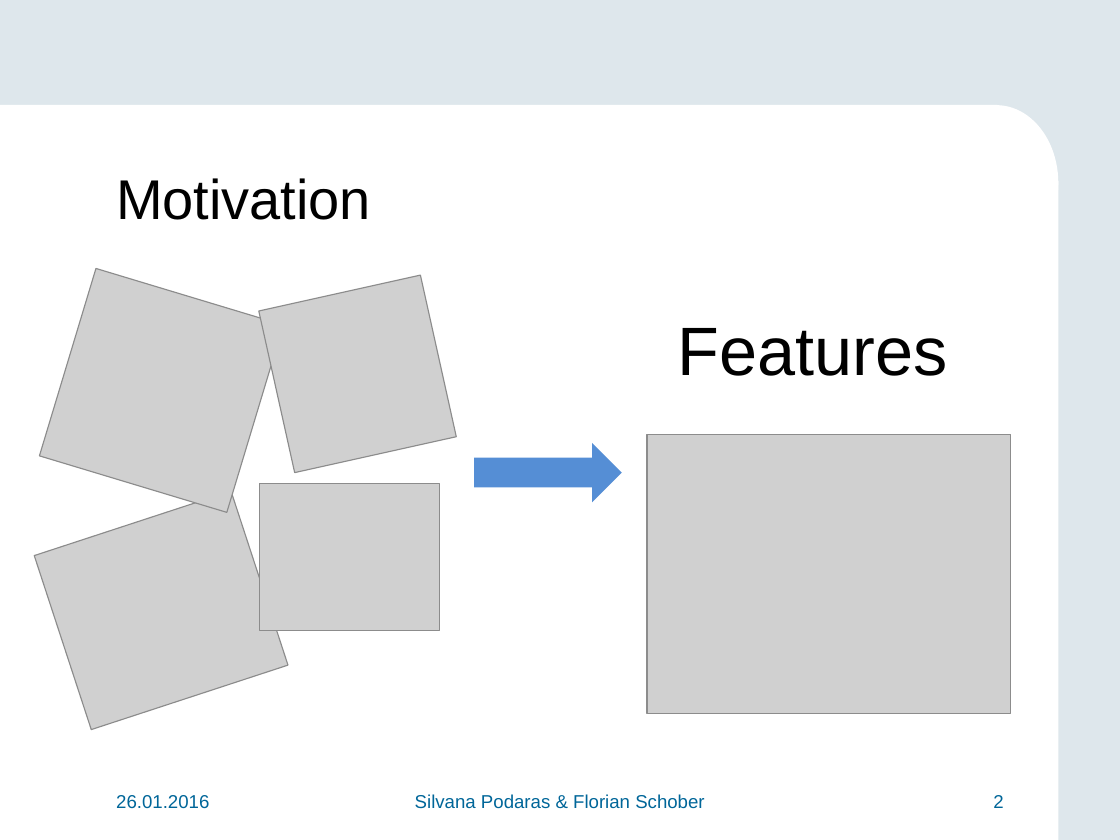
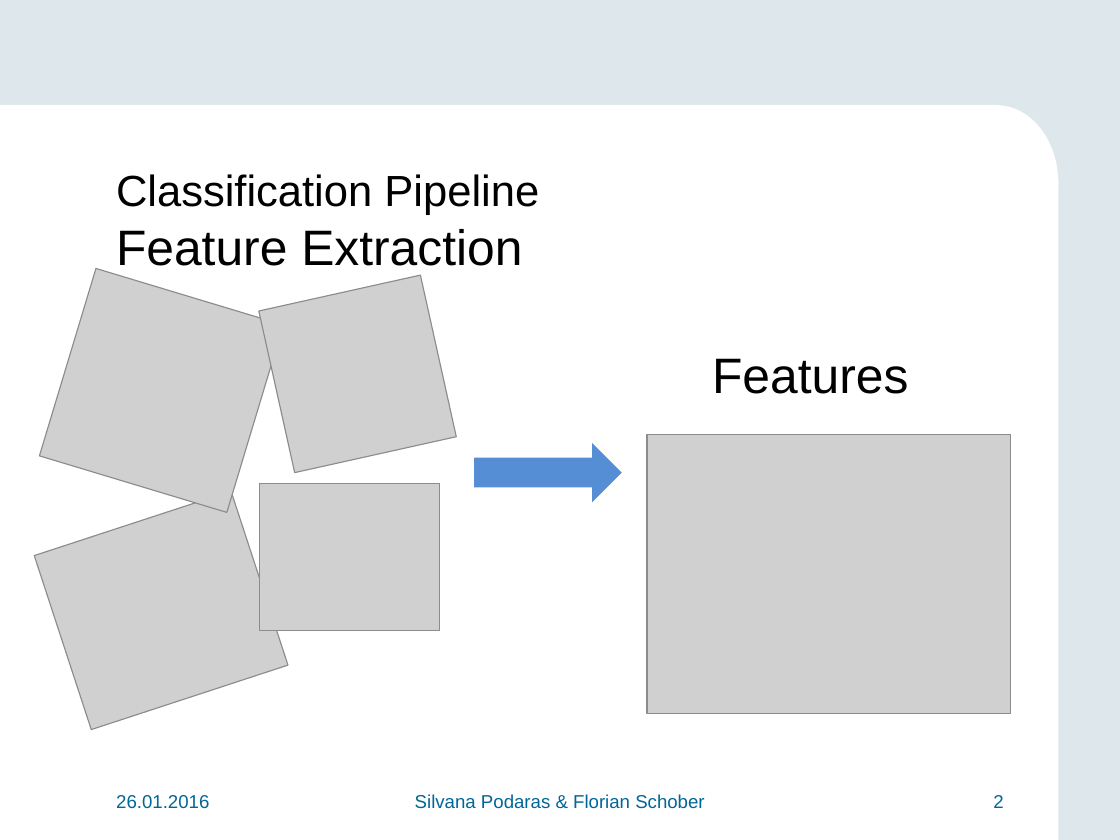
Before and after one commit to teretrus/VisSeminar, a slide deck: slide 2 of presentation/Presentation.pptx. Drawn at 1120x840 pixels with LibreOffice and Linux fonts; fonts in the diff are those of the drawing; grey boxes stand for pictures; background and template pictures are left out. Boxes give left, top, right and bottom in pixels: in the first picture for what was removed or moved away, otherwise in the second. Text is boxed around its words. In the diff, an @@ line names an element or a change of style, - is before the commit and + after.

```diff
--- a/presentation/Presentation.pptx
+++ b/presentation/Presentation.pptx
@@ title at (116,174,539,275): text changed; size 36 to 28 pt @@
-Motivation
+Classification Pipeline
+Feature Extraction
@@ text "Features": place and size @@
-text "Features" at (678,328,948,376)
+text "Features" at (712,358,908,394)
@@ text "Features" at (712,358,908,394): size 44 to 32 pt; less space between paragraphs @@
```
Also in this commit, not shown: 10 other slides changed, 9 slides added, 1 other file.
